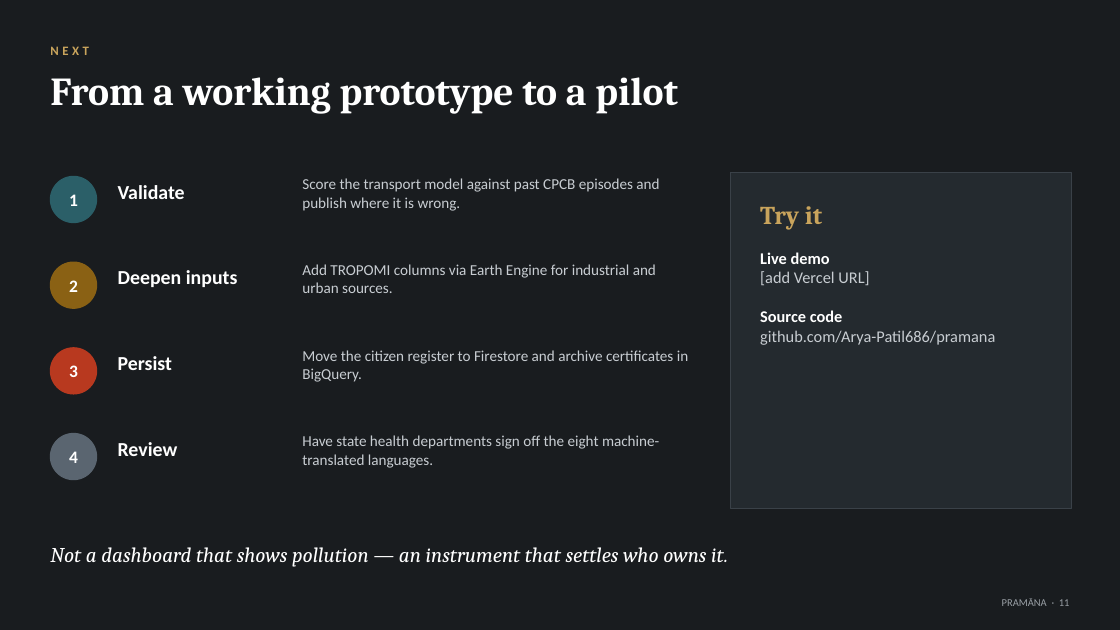
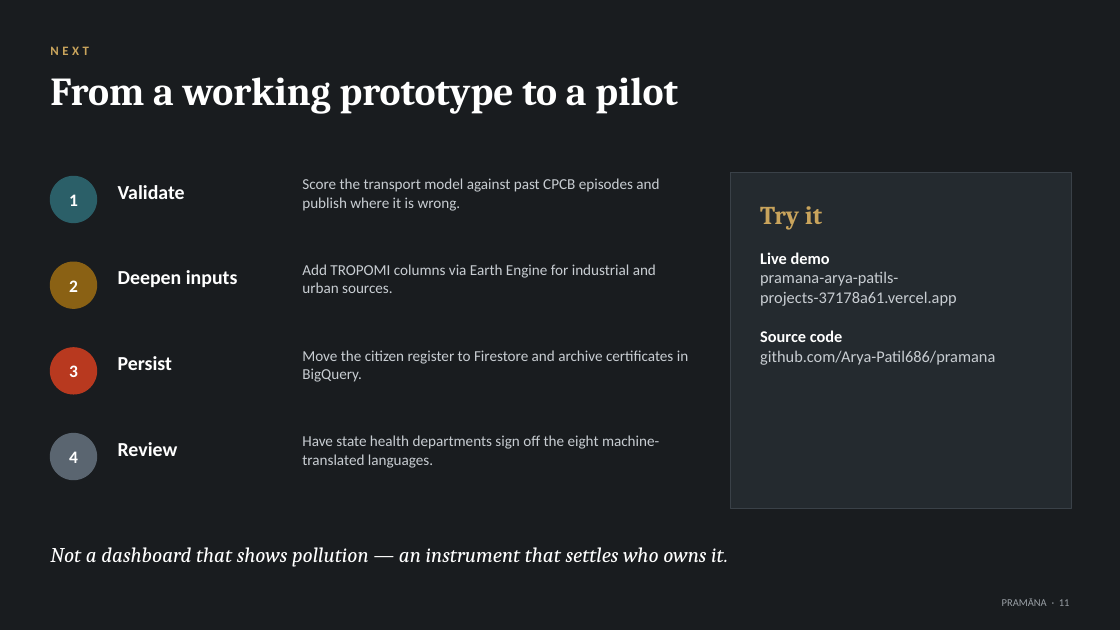
Before and after one commit to Arya-Patil686/pramana, a slide deck: slide 11 of docs/PRAMANA-pitch.pptx. Drawn at 1120x630 pixels with LibreOffice and Linux fonts; fonts in the diff are those of the drawing. Boxes give left, top, right and bottom in pixels: in the first picture for what was removed or moved away, otherwise in the second. Text is boxed around its words. In the diff, an @@ line names an element or a change of style, - is before the commit and + after.

Commit message:
docs: add the deployed URL to the README and the deck

```diff
--- a/docs/PRAMANA-pitch.pptx
+++ b/docs/PRAMANA-pitch.pptx
@@ text at <box>760,271,957,306</box>: text changed @@
-[add Vercel URL]
+pramana-arya-patils-projects-37178a61.vercel.app
```
Also in this commit, not shown: 2 other files.
